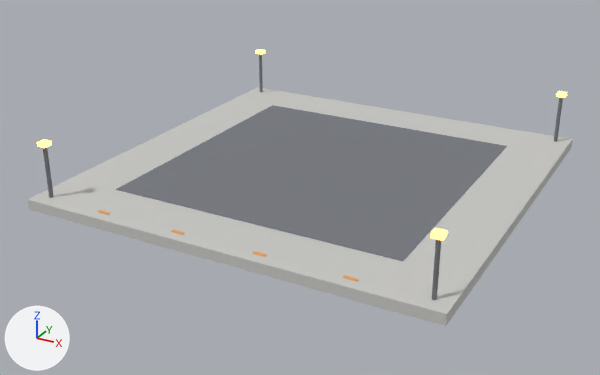
Before and after pictures for a commit that changed the glTF model games/unreal2_mods/U2Avalon/Models/glb/B_authority_pad.glb.
Camera for both pictures: a camera (50 mm lens) standing at (35.0, -68.5, 32.4) and looking at (-1.3, -2.6, -0.5). The axes (+X, +Y, +Z) are drawn at lower left. The lights are the same throughout. The first picture is the older version. Where no turn or scale is listed for an object, it has been applied to the vertices.
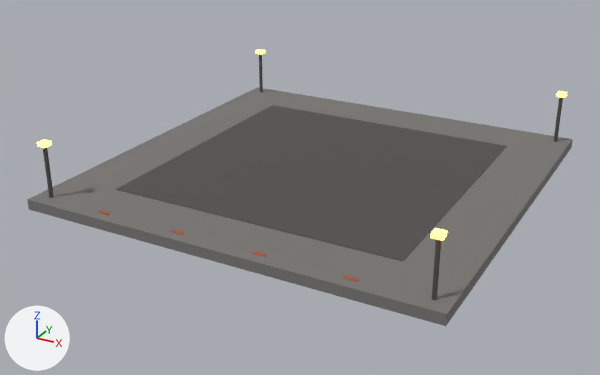
Location of each change, (x1, y1, x2, y2) in pixels of the pictures (600 x 375 px):
```json
{"object": "Cube", "change": "recoloured", "before": [27, 87, 573, 326], "after": [27, 87, 573, 326], "on screen": "light grey to grey"}
{"object": "Cube.001", "change": "recoloured", "before": [116, 105, 507, 261], "after": [116, 105, 507, 261], "on screen": "grey to dark grey"}
{"object": "Cylinder.002", "change": "recoloured", "before": [432, 239, 441, 300], "after": [432, 239, 441, 300], "on screen": "grey to dark grey"}
{"object": "Cylinder", "change": "recoloured", "before": [43, 147, 54, 198], "after": [43, 147, 54, 198], "on screen": "grey to dark grey"}
{"object": "Cylinder.003", "change": "recoloured", "before": [554, 97, 563, 142], "after": [554, 97, 563, 142], "on screen": "grey to dark grey"}
{"object": "Cylinder.001", "change": "recoloured", "before": [259, 54, 263, 92], "after": [259, 54, 263, 92]}
```

Scene script edits in JSON lines:
```json
{"op": "set", "path": "mat_concrete.base_color", "old": "(0.58, 0.58, 0.56)", "new": "(0.19, 0.18, 0.172)", "note": "light grey #c8c8c5 -> grey #797673"}
{"op": "set", "path": "mat_dark.base_color", "old": "(0.18, 0.19, 0.21)", "new": "(0.085, 0.078, 0.076)", "note": "grey #76797e -> dark grey #524f4e"}
```
